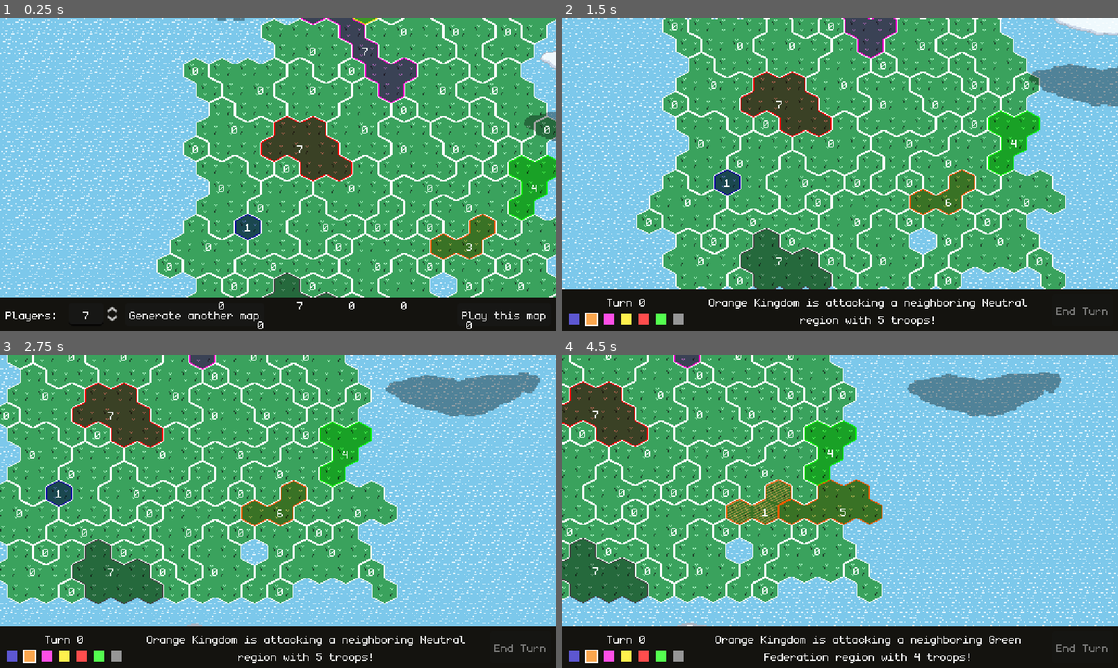
Above: before the commit, frames 1-4 (two rows, left to right).
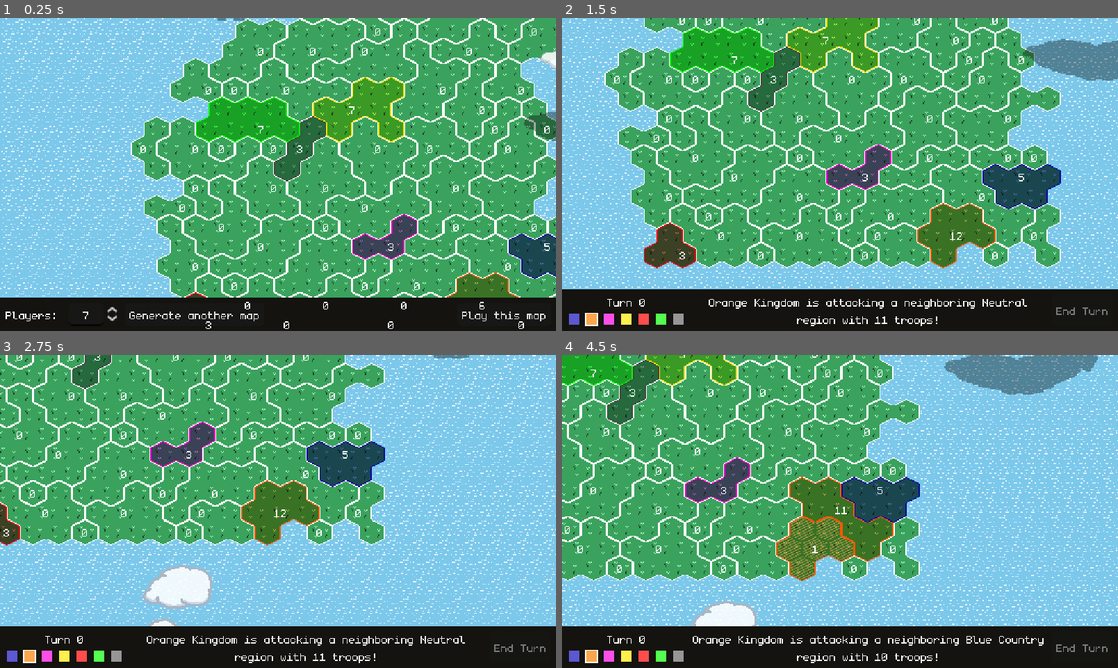
Above: after the commit, the same moments.

Repository: feored/LD54
Game: Godot game, scene res://scenes/main.tscn
Same seed, same stepped clock (60 frames per second), same inputs: the game is played once before the commit and once after it.
Inputs (mouse positions are in pixels of both pictures, inside the frame that each line leads up to):
- Up to frame 1 (0.25 s): no input
- Up to frame 2 (1.5 s): click "Play this map" at 0.5 s; click "End Turn" at 1.25 s
- Up to frame 3 (2.75 s): move the mouse to (400, 495) at 2.02 s; click (400, 495) at 2.17 s
- Up to frame 4 (4.5 s): move the mouse to (728, 527) at 2.77 s; click (728, 527) at 2.92 s; move the mouse to (895, 442) at 3.52 s; click (895, 442) at 3.67 s; move the mouse to (812, 574) at 4.27 s; click (812, 574) at 4.42 s

The runs differ from the first frame. In frame 1, 22% of the frame differs, in the area x 23-100%, y 0-100%; in frame 2, 41%, in the area x 0-100%, y 0-99%; in frame 3, 28%; in frame 4, 39%.

Commit message:
random map size

Diff:
--- a/world/gen.gd
+++ b/world/gen.gd
@@ -42,7 +42,7 @@
 
 func generate_island():
 	const n_tiles_max = Constants.WORLD_BOUNDS.x * Constants.WORLD_BOUNDS.y * 4
-	const n_tiles_target = round(n_tiles_max * 0.4)
+	var n_tiles_target = round(n_tiles_max * Utils.rng.randf_range(0.25, 0.5))
 	spawn_cell(Constants.WORLD_CENTER, Constants.NO_TEAM)
 	var used_cells_coords = self.tiles.keys()
 	while ((used_cells_coords.size() < n_tiles_target)):
